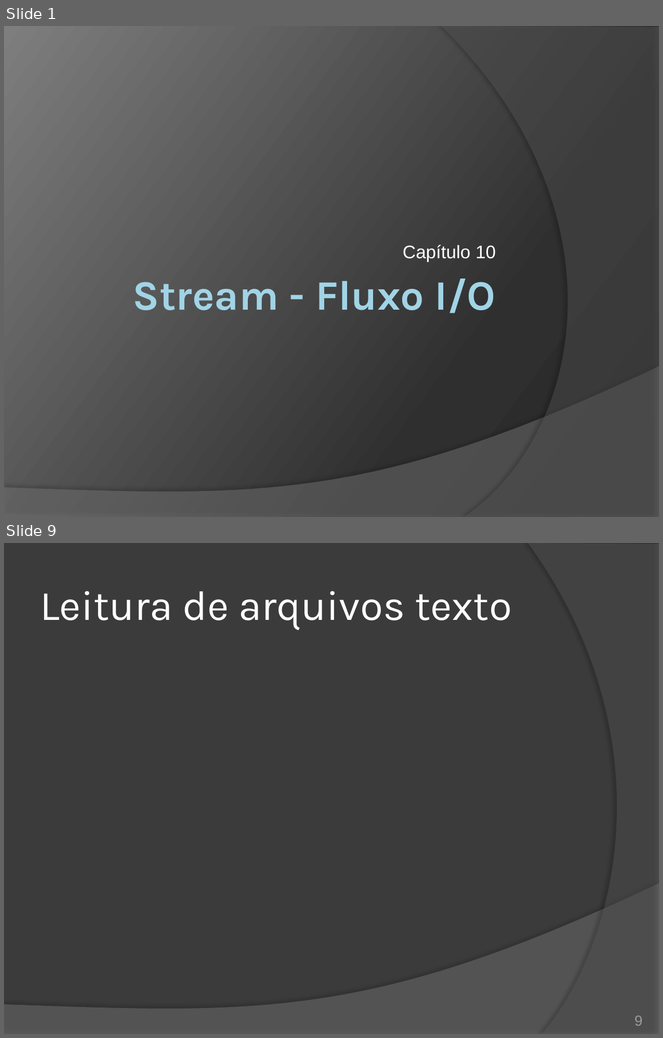
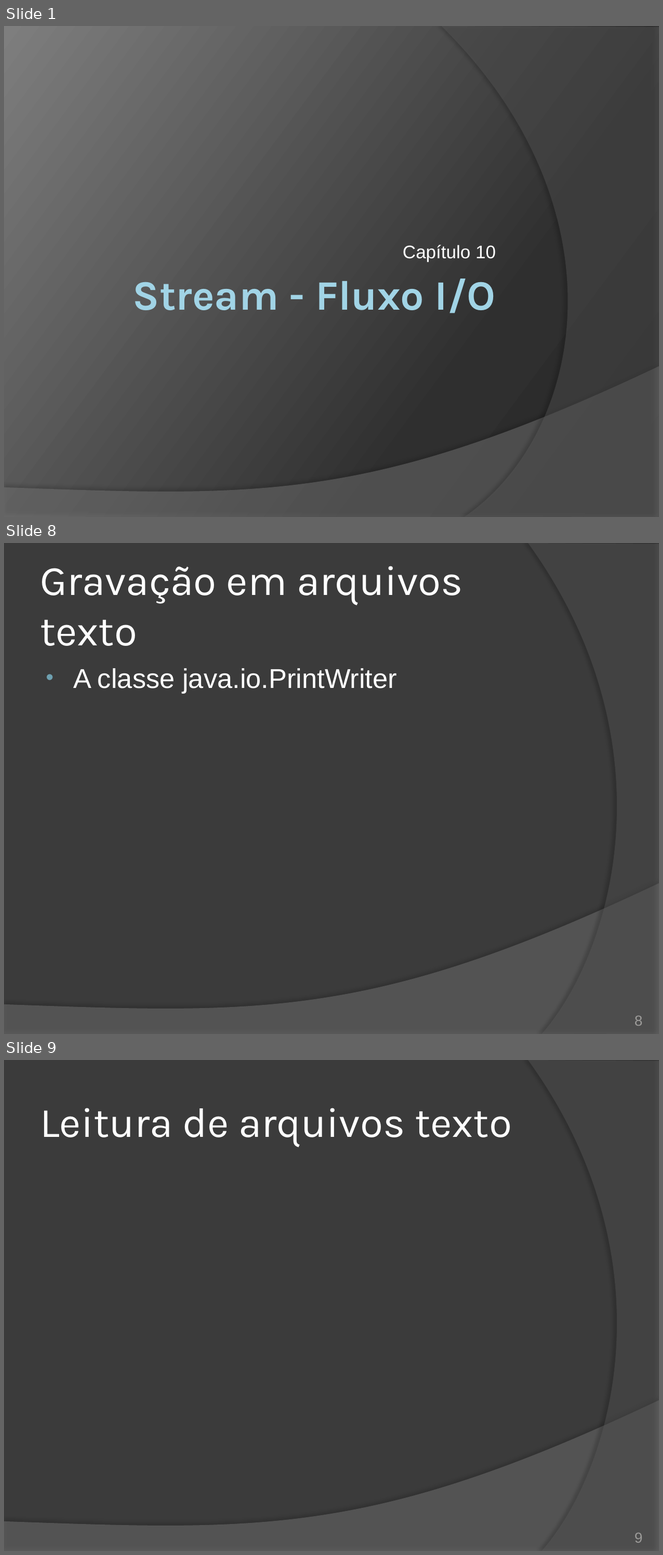
Before and after one commit to duchesqui/slzvieira-training, a slide deck: 2-Java-Programmer-Modulo-II/16.Capitulo10.pptx. Shown one above the other, each under a label of ours: slides 1 and 9 before the commit, slides 1, 8 and 9 after it; the slides between them are not shown. The pictures are 663x1038 and 663x1555 pixels, drawn with LibreOffice and Linux fonts; fonts in the diff are those of the drawing. Boxes give left, top, right and bottom in pixels: in the first picture for what was removed or moved away, otherwise in the second. Text is boxed around its words. In the diff, an @@ line names an element or a change of style, - is before the commit and + after.

Commit message:
Capítulo 10: Java I/O - Organização de tópicos.

```diff
--- a/2-Java-Programmer-Modulo-II/16.Capitulo10.pptx
+++ b/2-Java-Programmer-Modulo-II/16.Capitulo10.pptx
@@ slide 8 added at [4, 543, 659, 1034], background #3B3B3B; not listed: 2 template elements that a slide beside it also shows @@
@@ title added at [40, 566, 463, 646], 46 pt, text #FFFFFF @@
+Gravação em arquivos texto
@@ text added at [73, 668, 397, 694], 30 pt, text #FFFFFF @@
+• A classe java.io.PrintWriter
@@ page number added at [635, 1016, 643, 1026], 16 pt, text #9D9B9A @@
+8
```
Also in this commit, not shown: 1 slide changed, 16 other slides added, 9 slides removed.
